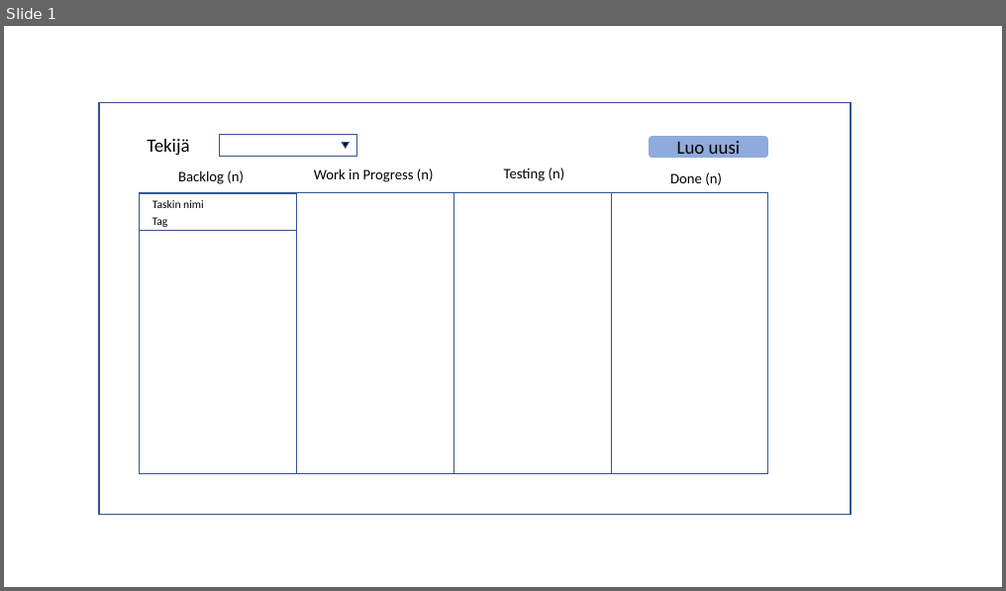
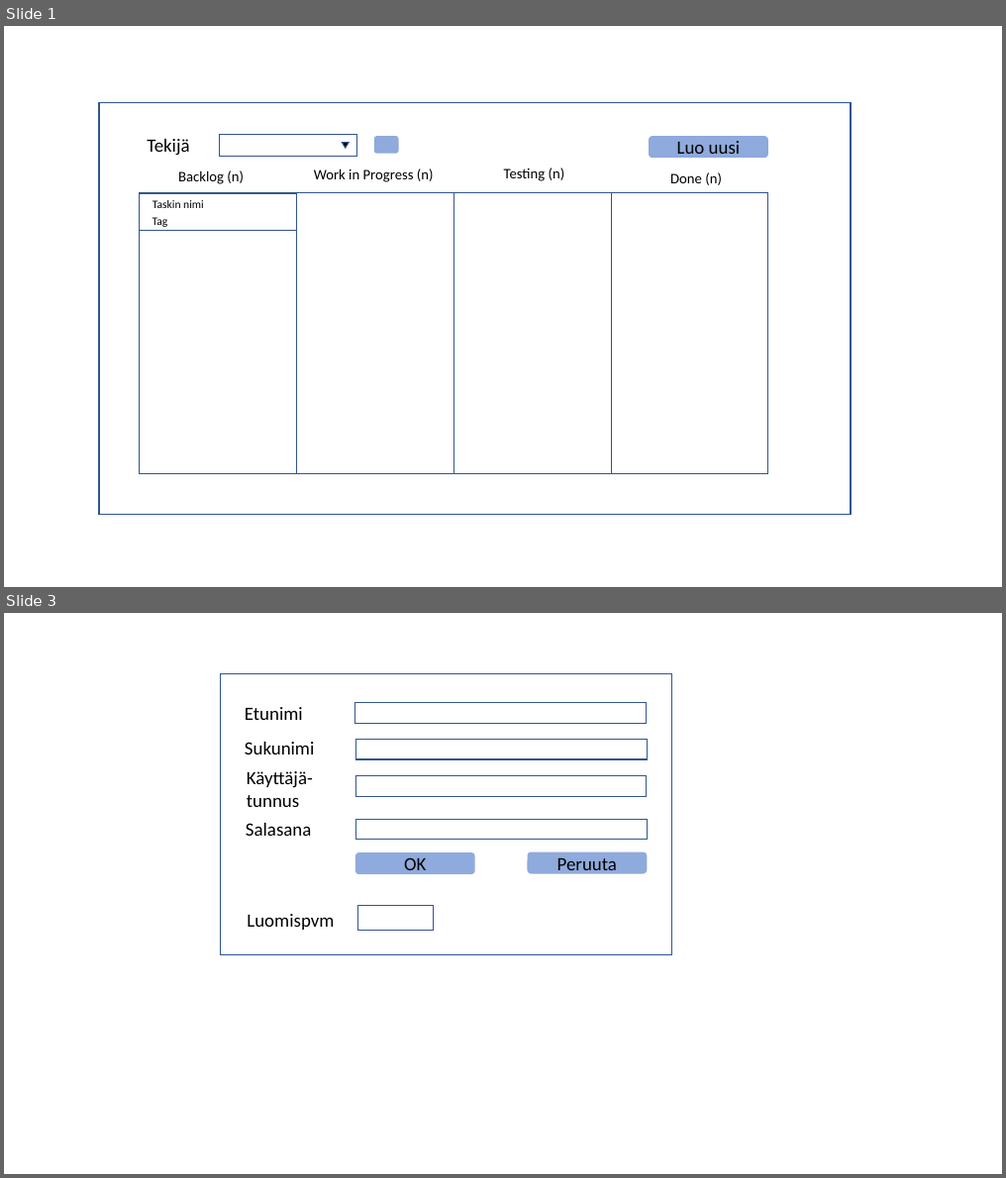
Before and after one commit to Teemu-Kostamo/Ohjelmistokehitys_projekti, a slide deck: kanban_layout.pptx. Shown one above the other, each under a label of ours: slide 1 before the commit, slides 1 and 3 after it; the slides between them are not shown. The pictures are 1006x591 and 1006x1178 pixels, drawn with LibreOffice and Linux fonts; fonts in the diff are those of the drawing. Boxes give left, top, right and bottom in pixels: in the first picture for what was removed or moved away, otherwise in the second. Text is boxed around its words. In the diff, an @@ line names an element or a change of style, - is before the commit and + after.

```diff
--- a/kanban_layout.pptx
+++ b/kanban_layout.pptx
@@ slide 3 added at (4, 613, 1002, 1174), background #FFFFFF @@
@@ rectangle added at (221, 673, 672, 956), fill #FFFFFF, outline #325491 1 pt @@
@@ text added at (245, 707, 303, 720), 18 pt, text #000000 @@
+Etunimi
@@ rectangle added at (355, 703, 647, 723), fill #FFFFFF, outline #325491 1 pt @@
@@ text added at (245, 742, 314, 755), 18 pt, text #000000 @@
+Sukunimi
@@ rectangle added at (356, 739, 648, 759), fill #FFFFFF, outline #325491 1 pt @@
@@ text added at (247, 771, 313, 807), 18 pt, text #000000 @@
+Käyttäjä-tunnus
@@ rectangle added at (355, 776, 647, 796), fill #FFFFFF, outline #325491 1 pt @@
@@ rectangle added at (356, 819, 648, 839), fill #FFFFFF, outline #325491 1 pt @@
@@ text added at (246, 823, 311, 836), 18 pt, text #000000 @@
+Salasana
@@ rounded rectangle added at (355, 853, 475, 874), fill #8FAADC, 18 pt, text #000000 @@
+OK
@@ rounded rectangle added at (528, 853, 648, 874), fill #8FAADC, 18 pt, text #000000 @@
+Peruuta
@@ rectangle added at (358, 905, 434, 931), fill #FFFFFF, outline #325491 1 pt @@
@@ text added at (247, 914, 334, 930), 18 pt, text #000000 @@
+Luomispvm
@@ slide 1 changed as well @@
@@ rounded rectangle added at (374, 136, 399, 154), fill #8FAADC @@
```
Also in this commit, not shown: 1 other slide changed, 1 other file.
